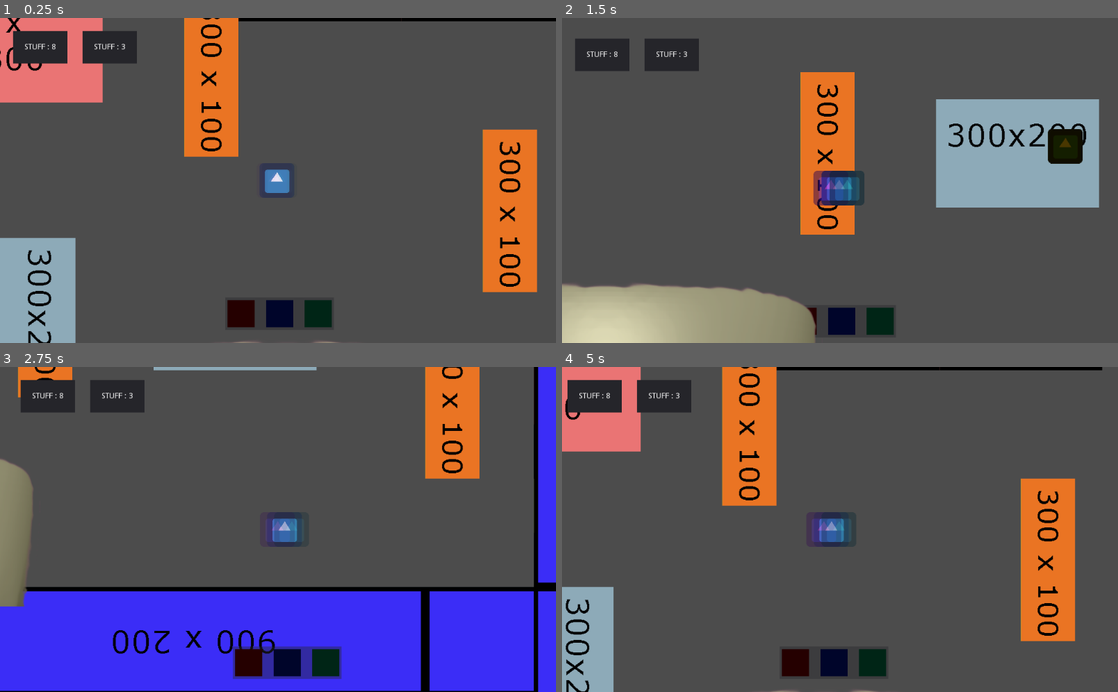
Above: before the commit, frames 1-4 (two rows, left to right).
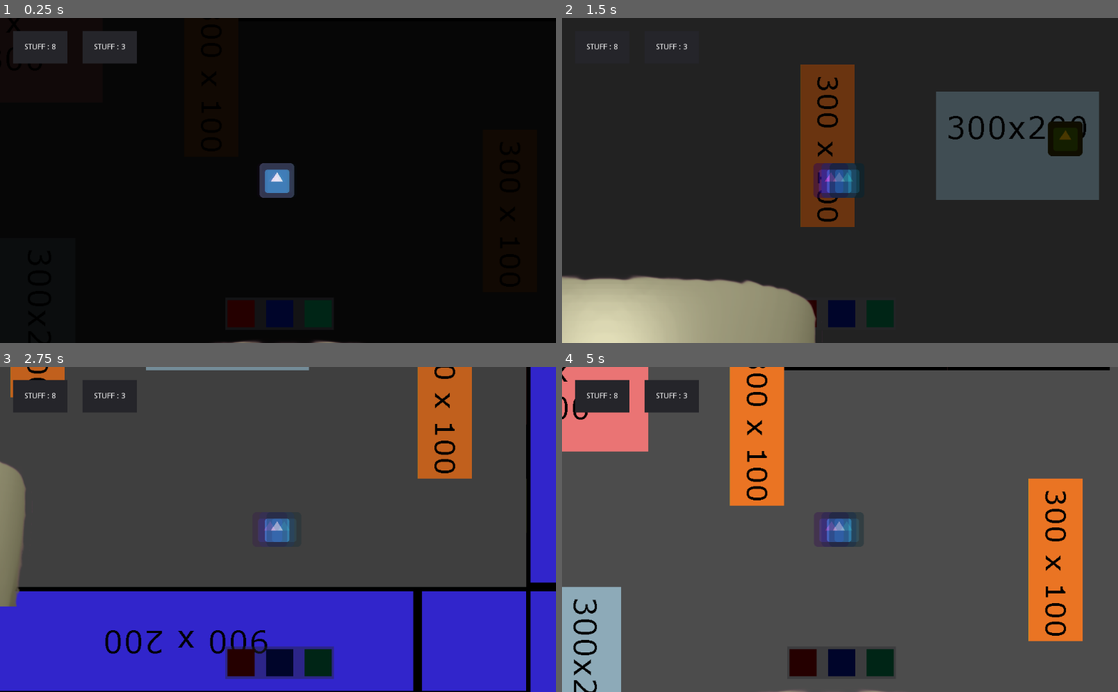
Above: after the commit, the same moments.

Repository: ktosox/Glicthy_Game
Game: Godot game, scene res://Levels/ExampleLevel.tscn
Two runs of this game, one before a commit and one after it. Both use one fixed random seed, a clock stepped at 60 frames per second and the inputs below. The engine's default icon, where the game draws it, is replaced by a stand-in: a white triangle on a blue panel in a dark square.
Inputs:
- Up to frame 1 (0.25 s): no input
- Up to frame 2 (1.5 s): tap Enter (ui_accept) at 0.5, 0.77 s; hold Right (ui_right) 0.53-1.28 s; hold Down (ui_down) from 1.28 s (still down)
- Up to frame 3 (2.75 s): tap Enter (ui_accept) at 1.52 s; release Down (ui_down) at 2.03 s; hold Right (ui_right) from 2.03 s (still down)
- Up to frame 4 (5 s): release Right (ui_right) at 2.78 s; hold Up (ui_up) 2.78-3.53 s; tap Enter (ui_accept) at 3.02, 3.77, 4.52 s; hold Left (ui_left) from 3.53 s (still down)

The runs differ from the first frame. In frame 1, 95% of the frame differs, in the area x 0-100%, y 0-100%; in frame 2, 88%; in frame 3, 39%; in frame 4, 7.7%.

Commit message:
screen transition effect added

Diff:
--- /dev/null
+++ b/Player/Overlay.gd
@@ -0,0 +1,15 @@
+extends Control
+
+# Declare member variables here. Examples:
+# var a = 2
+# var b = "text"
+
+# Called when the node enters the scene tree for the first time.
+func _ready():
+	pass # Replace with function body.
+
+# Called every frame. 'delta' is the elapsed time since the previous frame.
+func _process(delta):
+	if($Curtain.modulate.a>0):
+		$Curtain.modulate.a -= 0.3 * delta
+	pass
--- a/Player/Overlay.tscn
+++ b/Player/Overlay.tscn
@@ -1,8 +1,16 @@
-[gd_scene format=2]
+[gd_scene load_steps=2 format=2]
+
+[ext_resource path="res://Player/Overlay.gd" type="Script" id=1]
 
 [node name="Overlay" type="Control"]
 anchor_right = 1.0
 anchor_bottom = 1.0
+script = ExtResource( 1 )
+
+[node name="Curtain" type="ColorRect" parent="."]
+anchor_right = 1.0
+anchor_bottom = 1.0
+color = Color( 0, 0, 0, 1 )
 
 [node name="VBoxContainer" type="VBoxContainer" parent="."]
 anchor_right = 1.0
--- a/Player/Player.tscn
+++ b/Player/Player.tscn
@@ -17,7 +17,6 @@
 limit_smoothed = true
 drag_margin_h_enabled = false
 drag_margin_v_enabled = false
-smoothing_enabled = true
 smoothing_speed = 25.0
 drag_margin_left = 1.0
 drag_margin_top = 1.0
